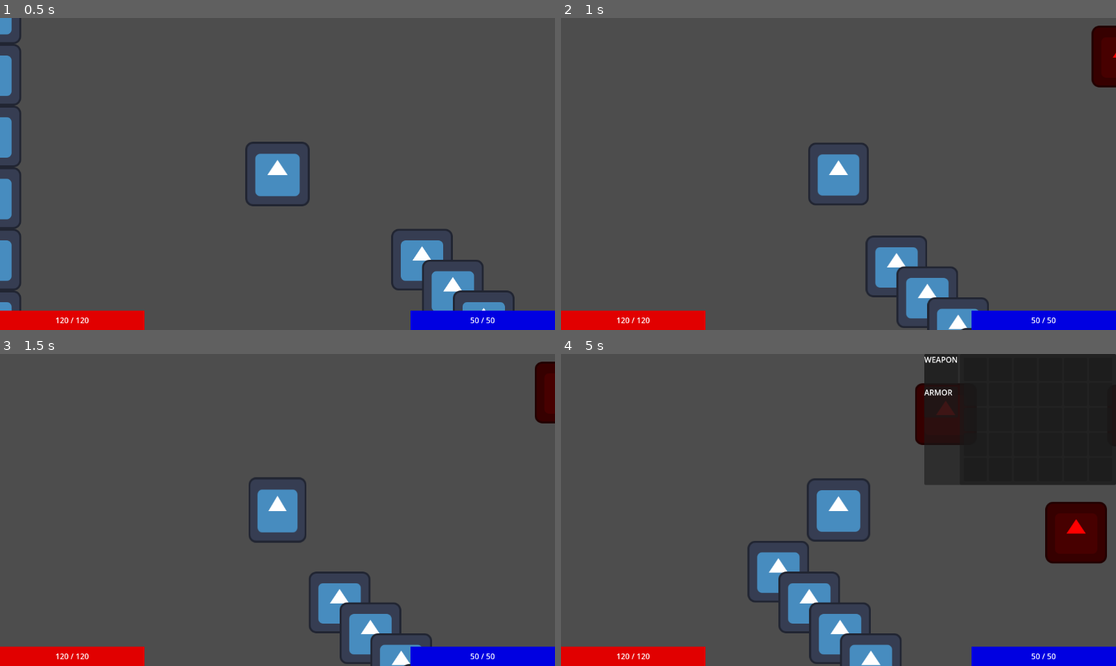
Above: before the commit, frames 1-4 (two rows, left to right).
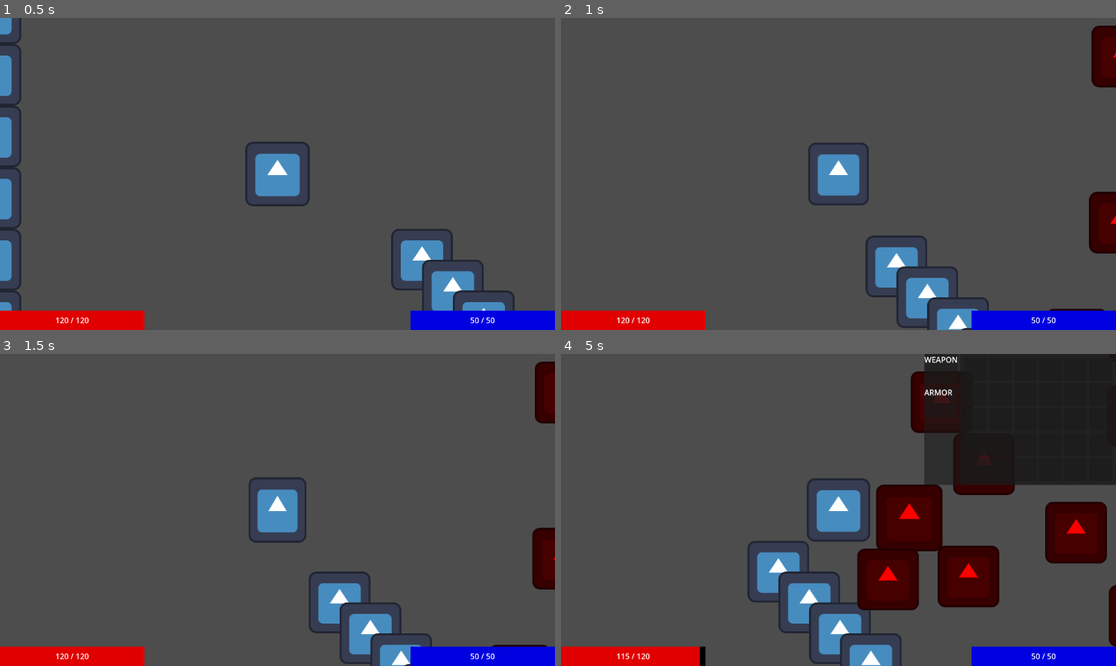
Above: after the commit, the same moments.

Repository: PietPadda/Godot_2D_ARPG
Game: Godot game, scene res://scenes/levels/main.tscn
The game is run twice, just before and just after one commit, with the same random seed, the same clock (stepped at 60 frames per second) and the same inputs. The engine's default icon, where the game draws it, is replaced by a stand-in: a white triangle on a blue panel in a dark square.
Inputs (mouse positions are in pixels of both pictures, inside the frame that each line leads up to):
- Up to frame 1 (0.5 s): no input
- Up to frame 2 (1 s): tap Enter at 0.5 s; move the mouse to (960, 158) at 0.52 s; press the mouse at (960, 158) at 0.53 s; tap Space (attack) at 0.6 s
- Up to frame 3 (1.5 s): move the mouse to (166, 525) at 1.27 s; release the mouse at (166, 525) at 1.28 s; click (166, 525) at 1.35 s
- Up to frame 4 (5 s): tap Space (attack) at 1.55, 2.1, 2.75, 3.05, 4.35 s; move the mouse to (894, 441) at 2.02 s; press the mouse at (894, 441) at 2.03 s; move the mouse to (810, 572) at 2.77 s; release the mouse at (810, 572) at 2.78 s; click (810, 572) at 2.85 s; move the mouse to (1005, 556) at 3.52 s; press the mouse at (1005, 556) at 3.53 s; tap I (toggle_character_sheet) at 3.6 s; move the mouse to (938, 369) at 4.27 s; release the mouse at (938, 369) at 4.28 s; click (938, 369) at 4.42 s

Frame 1 is identical in both runs. In frame 2, 1.0% of the frame differs, in the area x 87-100%, y 55-94%; in frame 3, 0.9%; in frame 4, 8.3%, in the area x 10-100%, y 0-100%.

Commit message:
refactor(player): encapsulate grid movement logic into a GridMovementComponent

Diff:
--- a/data/stats/character_stats.gd
+++ b/data/stats/character_stats.gd
@@ -8,7 +8,7 @@
 
 @export var level: int = 1
 @export var current_xp: int = 0
-@export var xp_to_next_level: int = 100
+@export var xp_to_next_level: int = 50
 @export var xp_reward: int = 0
 
 @export var max_health: int = 100
--- a/data/stats/skeleton_stats.tres
+++ b/data/stats/skeleton_stats.tres
@@ -6,8 +6,8 @@
 script = ExtResource("1_e1cmu")
 level = 1
 current_xp = 0
-xp_to_next_level = 100
-xp_reward = 25
+xp_to_next_level = 50
+xp_reward = 50
 max_health = 50
 max_mana = 0
 strength = 0
--- a/scenes/levels/main.tscn
+++ b/scenes/levels/main.tscn
@@ -70,11 +70,20 @@
 [node name="Skeleton16" parent="." instance=ExtResource("2_2vj2h")]
 position = Vector2(917, -116)
 
+[node name="Skeleton19" parent="." instance=ExtResource("2_2vj2h")]
+position = Vector2(1361, 362)
+
+[node name="Skeleton20" parent="." instance=ExtResource("2_2vj2h")]
+position = Vector2(1199, -179)
+
+[node name="Skeleton21" parent="." instance=ExtResource("2_2vj2h")]
+position = Vector2(102, 888)
+
+[node name="Skeleton22" parent="." instance=ExtResource("2_2vj2h")]
+position = Vector2(912, 1381)
+
 [node name="Skeleton24" parent="." instance=ExtResource("2_2vj2h")]
 position = Vector2(1195, -4)
-
-[node name="Skeleton19" parent="." instance=ExtResource("2_2vj2h")]
-position = Vector2(1361, 362)
 
 [node name="Skeleton25" parent="." instance=ExtResource("2_2vj2h")]
 position = Vector2(1312, 627)
@@ -88,11 +97,20 @@
 [node name="Skeleton28" parent="." instance=ExtResource("2_2vj2h")]
 position = Vector2(1364, 1251)
 
-[node name="Skeleton20" parent="." instance=ExtResource("2_2vj2h")]
-position = Vector2(1334, -211)
+[node name="Skeleton29" parent="." instance=ExtResource("2_2vj2h")]
+position = Vector2(1021, 51)
 
-[node name="Skeleton21" parent="." instance=ExtResource("2_2vj2h")]
-position = Vector2(102, 888)
+[node name="Skeleton30" parent="." instance=ExtResource("2_2vj2h")]
+position = Vector2(1241, 162)
 
-[node name="Skeleton22" parent="." instance=ExtResource("2_2vj2h")]
-position = Vector2(912, 1381)
+[node name="Skeleton31" parent="." instance=ExtResource("2_2vj2h")]
+position = Vector2(1198, 412)
+
+[node name="Skeleton32" parent="." instance=ExtResource("2_2vj2h")]
+position = Vector2(985, 403)
+
+[node name="Skeleton33" parent="." instance=ExtResource("2_2vj2h")]
+position = Vector2(912, 229)
+
+[node name="Skeleton34" parent="." instance=ExtResource("2_2vj2h")]
+position = Vector2(822, 472)
--- a/scenes/player/player.tscn
+++ b/scenes/player/player.tscn
@@ -15,6 +15,7 @@
 [ext_resource type="Resource" uid="uid://t8iutpr512nx" path="res://data/attacks/player_melee_attack.tres" id="11_fm80t"]
 [ext_resource type="Script" uid="uid://cnaea40kdh1f3" path="res://scripts/components/animation_component.gd" id="13_gx1jg"]
 [ext_resource type="Script" uid="uid://b0gmo25sa2eae" path="res://scripts/components/inventory_component.gd" id="15_myrg7"]
+[ext_resource type="Script" uid="uid://bv6wfr1422str" path="res://scripts/components/grid_movement_component.gd" id="15_yj68g"]
 [ext_resource type="Resource" uid="uid://pfmek7nj2qbc" path="res://data/inventory/player_inventory.tres" id="16_kvlxm"]
 [ext_resource type="Script" uid="uid://b3kxcsphggh56" path="res://scripts/components/player_targeting_component.gd" id="17_kvlxm"]
 [ext_resource type="Script" uid="uid://cfvlrb6dmesqd" path="res://scripts/components/skill_caster_component.gd" id="18_uf5tr"]
@@ -172,6 +173,9 @@
 script = ExtResource("15_myrg7")
 inventory_data = ExtResource("16_kvlxm")
 
+[node name="GridMovementComponent" type="Node" parent="."]
+script = ExtResource("15_yj68g")
+
 [node name="AttackComponent" type="Node" parent="."]
 script = ExtResource("10_je7p5")
 attack_data = ExtResource("11_fm80t")
--- /dev/null
+++ b/scripts/components/grid_movement_component.gd
@@ -0,0 +1,58 @@
+# grid_movement_component.gd
+# A component that moves its parent CharacterBody2D along a grid-based path.
+class_name GridMovementComponent
+extends Node
+
+# Emitted when the character has finished traversing the entire path.
+signal path_finished
+
+# Component References
+@onready var character_body: CharacterBody2D = get_parent()
+@onready var stats_component: StatsComponent = character_body.get_node("StatsComponent")
+
+# Pathfinding State
+var move_path: PackedVector2Array = []
+var current_target_pos: Vector2
+var has_target: bool = false
+const STOPPING_DISTANCE: float = 5.0
+
+# Public API
+# Starts moving the character along a given path of world coordinates.
+func move_along_path(path: PackedVector2Array) -> void:
+	if path.is_empty():
+		return # no path
+
+	move_path = path
+	_set_next_target()
+
+# Internal Logic
+func _physics_process(_delta: float) -> void:
+	if not has_target:
+		return
+
+	if character_body.global_position.distance_to(current_target_pos) < STOPPING_DISTANCE:
+		# Arrived at the current tile, try to get the next one.
+		if not _set_next_target():
+			# If there are no more targets, the path is complete.
+			emit_signal("path_finished")
+			return
+
+	# If we haven't arrived yet, move towards the target tile.
+	var direction = character_body.global_position.direction_to(current_target_pos) # dir
+	var move_speed = stats_component.get_total_stat("move_speed") # speed
+	character_body.velocity = direction * move_speed # dir * speed
+	character_body.move_and_slide() # apply physics
+
+# Sets the next tile in the path as the active target. Returns false if the path is empty.
+func _set_next_target() -> bool:
+	# path is empty
+	if move_path.is_empty():
+		has_target = false
+		character_body.velocity = Vector2.ZERO # Stop all movement
+		return false
+
+	# path is not yet empty
+	has_target = true
+	self.current_target_pos = move_path[0]
+	move_path.remove_at(0)
+	return true
--- a/scripts/player/states/player_move_state.gd
+++ b/scripts/player/states/player_move_state.gd
@@ -3,50 +3,35 @@
 class_name PlayerMoveState
 extends PlayerState # Changed from 'State'
 
-# References to the player's nodes we need to interact with.
-@onready var targeting_component: PlayerTargetingComponent = player.get_node("PlayerTargetingComponent")
+# Scene referenes needed for move state
+@onready var grid_movement_component: GridMovementComponent = player.get_node("GridMovementComponent")
 
 # This will hold the array of world positions we need to walk through.
 var move_path: PackedVector2Array = []
-var current_target_pos: Vector2
-@export var stopping_distance: float = 5.0
-# This flag is our new, reliable way to check if we have a destination.
-var has_target: bool = false
 
 func enter() -> void:
-	print("--- ENTERING MOVE STATE ---")
-	print("Initial path received: ", move_path)
+	# Immediately tell the component to start following the path.
+	grid_movement_component.move_along_path(move_path)
+
+	# Listen for the component to tell us when the path is finished.
+	grid_movement_component.path_finished.connect(_on_path_finished)
 	# Play the move animation.
 	player.get_node("AnimationComponent").play_animation("Move") # play Move anim
-	# Start the process by getting the first tile from the path.
-	_set_next_target()
 
 func exit() -> void:
-	# When we leave this state (e.g., finish moving or cast a skill),
-	# ensure the player stops moving immediately.
-	player.velocity = Vector2.ZERO
-	has_target = false
+	# IMPORTANT: Disconnect the signal when we leave this state to prevent bugs.
+	grid_movement_component.path_finished.disconnect(_on_path_finished)
 
-# This function now also manages our 'has_target' flag.
-func _set_next_target() -> bool:
-	# Check if the path is empty.
-	if move_path.is_empty():
-		has_target = false # We've run out of path.
-		print("Path is empty. No new target.")
-		return false # No more targets
+# When the component signals it's done, we transition back to Idle.
+func _on_path_finished() -> void:
+	state_machine.change_state(States.PLAYER_STATE_NAMES[States.PLAYER.IDLE])
 
-	# Get the next waypoint from the path.
-	has_target = true # We have a new target.
-	self.current_target_pos = move_path[0]
-	move_path.remove_at(0)
-	print("New Target Set: ", current_target_pos)
-	return true # We have a new target
-
+# We keep the input logic to handle interrupting a move with a new one or a skill cast.
 func process_input(event: InputEvent) -> void:
 	# First, check if a skill was cast, which should interrupt the movement.
 	if handle_skill_cast(event):
 		# Clear the path so we don't resume moving after the cast.
-		move_path.clear() # Clear the path so we don't resume moving
+		grid_movement_component.move_along_path([]) # Clear the path so we don't resume moving
 		return
 
 	# Handle being interrupted by a new move command
@@ -56,29 +41,9 @@
 			Grid.world_to_map(player.get_global_mouse_position())
 		)
 		if not new_path.is_empty():
-			self.move_path = new_path
-			_set_next_target()
+			# Tell the component to start following the new path immediately.
+			grid_movement_component.move_along_path(new_path)
 
+# The physics process is now empty because the component handles it.
 func process_physics(_delta: float) -> void:
-	# If we don't have a target, something is wrong. Go idle.
-	# Use our reliable flag for the check.
-	if not has_target:
-		state_machine.change_state(States.PLAYER_STATE_NAMES[States.PLAYER.IDLE])
-		return
-
-	# Check the distance to the center of the target tile.
-	var distance_to_target = player.global_position.distance_to(current_target_pos)
-
-	# If we are very close to the center, we've "arrived" at the tile.
-	if distance_to_target < stopping_distance:
-		# Try to get the next tile in our path.
-		if not _set_next_target():
-			# If there are no more tiles, our journey is over.
-			state_machine.change_state(States.PLAYER_STATE_NAMES[States.PLAYER.IDLE])
-			return
-
-	# If we haven't arrived yet, calculate velocity and move.
-	var direction = player.global_position.direction_to(current_target_pos) # dir
-	var move_speed = stats_component.get_total_stat("move_speed") # vel
-	player.velocity = direction * move_speed # dir * vel
-	player.move_and_slide() # apply
+	pass
Not shown: 1 places in scenes/player/player.tscn that only renumber resources
Not shown, added: scripts/components/grid_movement_component.gd.uid
